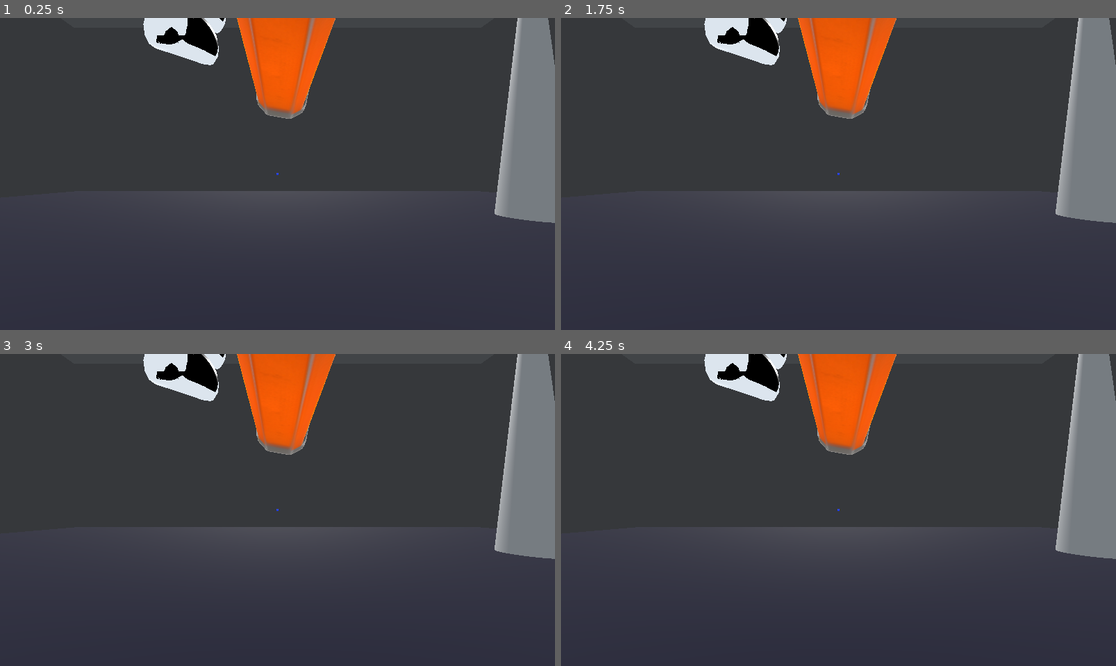
Above: before the commit, frames 1-4 (two rows, left to right).
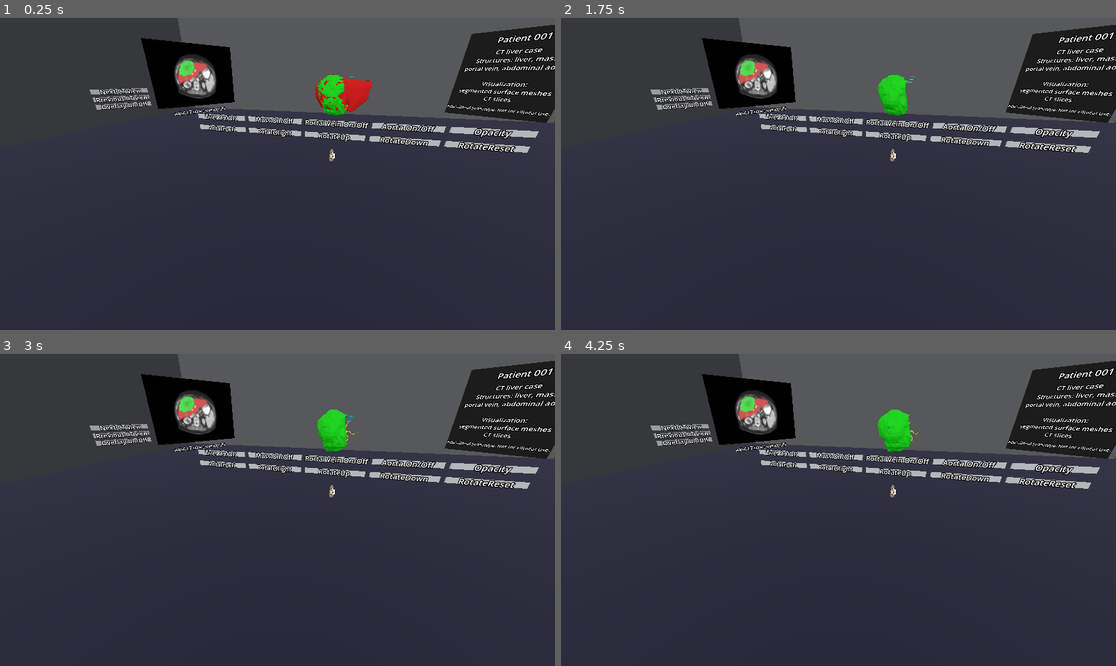
Above: after the commit, the same moments.

Repository: marcelbiezunski/imhotep-vr-biomed
Game: Godot game, scene res://node_3d.tscn
Same seed, same stepped clock (60 frames per second), same inputs: the game is played once before the commit and once after it.
Inputs:
- Up to frame 1 (0.25 s): no input
- Up to frame 2 (1.75 s): tap Enter (ui_accept) at 0.5, 0.77, 1.07, 1.52 s; hold W 0.53-1.28 s; tap 1 at 0.6 s; tap 2 at 0.8, 1.35 s; hold S from 1.28 s (still down); tap 3 at 1.55 s
- Up to frame 3 (3 s): tap Enter (ui_accept) at 1.82, 2.75 s; release S at 2.03 s; hold W from 2.03 s (still down); tap 3 at 2.1 s; tap 4 at 2.3, 2.85 s
- Up to frame 4 (4.25 s): tap Enter (ui_accept) at 3.02, 3.32, 3.77, 4.07 s; tap 5 at 3.05, 3.6 s; release W at 3.53 s; hold A from 3.53 s (still down); tap Q at 3.8 s

The runs differ from the first frame. In frame 1, 29% of the frame differs, in the area x 16-100%, y 0-66%; in frame 2, 29%; in frame 3, 29%; in frame 4, 29%.

Commit message:
updated button layout

Diff:
--- a/godot_vr_app/button_3d.tscn
+++ b/godot_vr_app/button_3d.tscn
@@ -3,10 +3,10 @@
 [ext_resource type="Script" uid="uid://cnmq5kkfcf0fc" path="res://button_3d.gd" id="1_r2n1e"]
 
 [sub_resource type="BoxShape3D" id="BoxShape3D_vqbxo"]
-size = Vector3(0.55, 0.12, 0.05)
+size = Vector3(1.4, 0.12, 0.05)
 
 [sub_resource type="BoxMesh" id="BoxMesh_7001x"]
-size = Vector3(0.55, 0.12, 0.03)
+size = Vector3(1.4, 0.12, 0.03)
 
 [node name="Button3D" type="Area3D"]
 script = ExtResource("1_r2n1e")
--- a/godot_vr_app/node_3d.tscn
+++ b/godot_vr_app/node_3d.tscn
@@ -249,7 +249,7 @@
 [node name="Patient_001" parent="MedicalWorkspace/PatientAnchor" instance=ExtResource("7_wc5p8")]
 
 [node name="ToolPaletteAnchor" type="Node3D" parent="MedicalWorkspace"]
-transform = Transform3D(-1, 0, -8.742278e-08, 0, 1, 0, 8.742278e-08, 0, -1, 1, 0, 1.5)
+transform = Transform3D(-1, 0, -8.742278e-08, 0, 1, 0, 8.742278e-08, 0, -1, 3, 0, 2)
 
 [node name="ToolPalette" type="Node3D" parent="MedicalWorkspace/ToolPaletteAnchor"]
 script = ExtResource("8_4arys")
@@ -257,55 +257,55 @@
 slice_screen_path = NodePath("../../SliceScreenAnchor")
 
 [node name="LiverButton" parent="MedicalWorkspace/ToolPaletteAnchor/ToolPalette" instance=ExtResource("9_6iypd")]
-transform = Transform3D(1, 0, 0, 0, 1, 0, 0, 0, 1, 0, 2.2, 0)
+transform = Transform3D(1, 0, 0, 0, 1, 0, 0, 0, 1, 0, 1, 0)
 label_text = "Liver On/Off"
 
 [node name="MassButton" parent="MedicalWorkspace/ToolPaletteAnchor/ToolPalette" instance=ExtResource("9_6iypd")]
-transform = Transform3D(1, 0, 0, 0, 1, 0, 0, 0, 1, 0, 2, 0)
+transform = Transform3D(1, 0, 0, 0, 1, 0, 0, 0, 1, 1.5, 1, 0)
 label_text = "Mass On/Off"
 
 [node name="PortalVeinButton" parent="MedicalWorkspace/ToolPaletteAnchor/ToolPalette" instance=ExtResource("9_6iypd")]
-transform = Transform3D(1, 0, 0, 0, 1, 0, 0, 0, 1, 0, 1.8, 0)
-label_text = "PortalVeinButton"
+transform = Transform3D(1, 0, 0, 0, 1, 0, 0, 0, 1, 3, 1, 0)
+label_text = "Portal Vein On/Off"
 
 [node name="AortaButton" parent="MedicalWorkspace/ToolPaletteAnchor/ToolPalette" instance=ExtResource("9_6iypd")]
-transform = Transform3D(1, 0, 0, 0, 1, 0, 0, 0, 1, 0, 1.6, 0)
-label_text = "AortaButton"
+transform = Transform3D(1, 0, 0, 0, 1, 0, 0, 0, 1, 4.5, 1, 0)
+label_text = "Aorta On/Off"
 
 [node name="OpacityButton" parent="MedicalWorkspace/ToolPaletteAnchor/ToolPalette" instance=ExtResource("9_6iypd")]
-transform = Transform3D(1, 0, 0, 0, 1, 0, 0, 0, 1, 0, 1.4, 0)
-label_text = "OpacityButton"
+transform = Transform3D(1, 0, 0, 0, 1, 0, 0, 0, 1, 6, 1, 0)
+label_text = "Opacity"
 
 [node name="RotateLeftButton" parent="MedicalWorkspace/ToolPaletteAnchor/ToolPalette" instance=ExtResource("9_6iypd")]
-transform = Transform3D(1, 0, 0, 0, 1, 0, 0, 0, 1, 0, 1.2, 0)
+transform = Transform3D(1, 0, 0, 0, 1, 0, 0, 0, 1, 0, 0.7, 0)
 label_text = "RotateLeft"
 
 [node name="RotateRightButton" parent="MedicalWorkspace/ToolPaletteAnchor/ToolPalette" instance=ExtResource("9_6iypd")]
-transform = Transform3D(1, 0, 0, 0, 1, 0, 0, 0, 1, 0, 1, 0)
+transform = Transform3D(1, 0, 0, 0, 1, 0, 0, 0, 1, 1.5, 0.7, 0)
 label_text = "RotateRight"
 
 [node name="RotateUpButton" parent="MedicalWorkspace/ToolPaletteAnchor/ToolPalette" instance=ExtResource("9_6iypd")]
-transform = Transform3D(1, 0, 0, 0, 1, 0, 0, 0, 1, 0, 0.8, 0)
+transform = Transform3D(1, 0, 0, 0, 1, 0, 0, 0, 1, 3, 0.7, 0)
 label_text = "RotateUp"
 
 [node name="RotateDownButton" parent="MedicalWorkspace/ToolPaletteAnchor/ToolPalette" instance=ExtResource("9_6iypd")]
-transform = Transform3D(1, 0, 0, 0, 1, 0, 0, 0, 1, 0, 0.6, 0)
+transform = Transform3D(1, 0, 0, 0, 1, 0, 0, 0, 1, 4.5, 0.7, 0)
 label_text = "RotateDown"
 
 [node name="ResetButton" parent="MedicalWorkspace/ToolPaletteAnchor/ToolPalette" instance=ExtResource("9_6iypd")]
-transform = Transform3D(1, 0, 0, 0, 1, 0, 0, 0, 1, 0, 0.4, 0)
+transform = Transform3D(1, 0, 0, 0, 1, 0, 0, 0, 1, 6, 0.7, 0)
 label_text = "RotateReset"
 
 [node name="NextSliceButton" parent="MedicalWorkspace/ToolPaletteAnchor/ToolPalette" instance=ExtResource("9_6iypd")]
-transform = Transform3D(1, 0, 0, 0, 1, 0, 0, 0, 1, 2, 2, 0)
+transform = Transform3D(0.49999997, 0, 0.86602545, 0, 1, 0, -0.86602545, 0, 0.49999997, -3.25, 1.6, 0)
 label_text = "Next CT view"
 
 [node name="PreviousSliceButton" parent="MedicalWorkspace/ToolPaletteAnchor/ToolPalette" instance=ExtResource("9_6iypd")]
-transform = Transform3D(1, 0, 0, 0, 1, 0, 0, 0, 1, 2, 1.8, 0)
+transform = Transform3D(0.49999997, 0, 0.86602545, 0, 1, 0, -0.86602545, 0, 0.49999997, -3.25, 1.4, 0)
 label_text = "Previous CT view"
 
 [node name="OverlayButton" parent="MedicalWorkspace/ToolPaletteAnchor/ToolPalette" instance=ExtResource("9_6iypd")]
-transform = Transform3D(1, 0, 0, 0, 1, 0, 0, 0, 1, 2, 1.6, 0)
+transform = Transform3D(0.49999997, 0, 0.86602545, 0, 1, 0, -0.86602545, 0, 0.49999997, -3.25, 1.2, 0)
 label_text = "Overlay On/Off"
 
 [node name="SliceScreenAnchor" type="Node3D" parent="MedicalWorkspace"]
@@ -358,6 +358,7 @@
 text = "Educational prototype. Not for clinical use."
 
 [node name="DebugCamera" type="Camera3D" parent="."]
-transform = Transform3D(-0.962218, 0.118076794, -0.24534544, 0, 0.90107703, 0.4336591, 0.27228022, 0.4172746, -0.8670325, 0, 2, 0)
+transform = Transform3D(-0.9622179, 0.118076794, -0.24534544, 0, 0.90107703, 0.4336591, 0.2722802, 0.4172746, -0.8670325, 0, 2, -3)
+current = true
 
 [connection signal="button_released" from="Player/XROrigin3D/RightController" to="Player/XROrigin3D/RightController" method="_on_right_controller_button_released"]
--- a/godot_vr_app/patient_001.gd
+++ b/godot_vr_app/patient_001.gd
@@ -13,92 +13,92 @@
 
 
 func toggle_liver() -> void:
-    liver.visible = not liver.visible
+	liver.visible = not liver.visible
 
 
 func toggle_mass() -> void:
-    mass.visible = not mass.visible
+	mass.visible = not mass.visible
 
 
 func toggle_portal_vein() -> void:
-    portal_vein.visible = not portal_vein.visible
+	portal_vein.visible = not portal_vein.visible
 
 
 func toggle_abdominal_aorta() -> void:
-    abdominal_aorta.visible = not abdominal_aorta.visible
+	abdominal_aorta.visible = not abdominal_aorta.visible
 
 
 func rotate_left() -> void:
-    patient_pivot.rotate_y(deg_to_rad(15.0))
+	patient_pivot.rotate_y(deg_to_rad(15.0))
 
 
 func rotate_right() -> void:
-    patient_pivot.rotate_y(deg_to_rad(-15.0))
+	patient_pivot.rotate_y(deg_to_rad(-15.0))
 
 
 func rotate_up() -> void:
-    patient_pivot.rotate_x(deg_to_rad(15.0))
+	patient_pivot.rotate_x(deg_to_rad(15.0))
 
 
 func rotate_down() -> void:
-    patient_pivot.rotate_x(deg_to_rad(-15.0))
+	patient_pivot.rotate_x(deg_to_rad(-15.0))
 
 
 func reset_view() -> void:
-    patient_pivot.rotation = Vector3.ZERO
+	patient_pivot.rotation = Vector3.ZERO
 
 
 func cycle_liver_opacity() -> void:
-    liver_opacity_index = (liver_opacity_index + 1) % liver_opacity_levels.size()
-    set_liver_opacity(liver_opacity_levels[liver_opacity_index])
+	liver_opacity_index = (liver_opacity_index + 1) % liver_opacity_levels.size()
+	set_liver_opacity(liver_opacity_levels[liver_opacity_index])
 
 
 func set_liver_opacity(alpha: float) -> void:
-    _set_node_alpha(liver, alpha)
+	_set_node_alpha(liver, alpha)
 
 
 func _set_node_alpha(node: Node, alpha: float) -> void:
-    if node is MeshInstance3D:
-        var mesh_instance := node as MeshInstance3D
+	if node is MeshInstance3D:
+		var mesh_instance := node as MeshInstance3D
 
-        for i in range(mesh_instance.get_surface_override_material_count()):
-            var mat := mesh_instance.get_surface_override_material(i)
+		for i in range(mesh_instance.get_surface_override_material_count()):
+			var mat := mesh_instance.get_surface_override_material(i)
 
-            if mat == null:
-                mat = mesh_instance.get_active_material(i)
+			if mat == null:
+				mat = mesh_instance.get_active_material(i)
 
-            if mat != null and mat is StandardMaterial3D:
-                var new_mat := mat.duplicate() as StandardMaterial3D
-                new_mat.transparency = BaseMaterial3D.TRANSPARENCY_ALPHA
-                new_mat.albedo_color.a = alpha
-                mesh_instance.set_surface_override_material(i, new_mat)
+			if mat != null and mat is StandardMaterial3D:
+				var new_mat := mat.duplicate() as StandardMaterial3D
+				new_mat.transparency = BaseMaterial3D.TRANSPARENCY_ALPHA
+				new_mat.albedo_color.a = alpha
+				mesh_instance.set_surface_override_material(i, new_mat)
 
-    for child in node.get_children():
-        _set_node_alpha(child, alpha)
+	for child in node.get_children():
+		_set_node_alpha(child, alpha)
 
 func _unhandled_input(event: InputEvent) -> void:
-    if event.is_action_pressed("ui_accept"):
-        toggle_liver()
+	if event.is_action_pressed("ui_accept"):
+		toggle_liver()
 
-    if event is InputEventKey and event.pressed:
-        match event.keycode:
-            KEY_1:
-                toggle_liver()
-            KEY_2:
-                toggle_mass()
-            KEY_3:
-                toggle_portal_vein()
-            KEY_4:
-                toggle_abdominal_aorta()
-            KEY_5:
-                cycle_liver_opacity()
-            KEY_Q:
-                rotate_left()
-            KEY_E:
-                rotate_right()
-            KEY_R:
-                reset_view()
-            KEY_W:
-                rotate_up()
-            KEY_S:
-                rotate_down()
+	if event is InputEventKey and event.pressed:
+		match event.keycode:
+			KEY_1:
+				toggle_liver()
+			KEY_2:
+				toggle_mass()
+			KEY_3:
+				toggle_portal_vein()
+			KEY_4:
+				toggle_abdominal_aorta()
+			KEY_5:
+				cycle_liver_opacity()
+			KEY_Q:
+				rotate_left()
+			KEY_E:
+				rotate_right()
+			KEY_R:
+				reset_view()
+			KEY_W:
+				rotate_up()
+			KEY_S:
+				rotate_down()
--- a/godot_vr_app/tool_palette.gd
+++ b/godot_vr_app/tool_palette.gd
@@ -23,93 +23,93 @@
 
 
 func _ready() -> void:
-    liver_button.pressed.connect(_on_liver_button_pressed)
-    mass_button.pressed.connect(_on_mass_button_pressed)
-    portal_vein_button.pressed.connect(_on_portal_vein_button_pressed)
-    aorta_button.pressed.connect(_on_aorta_button_pressed)
-    opacity_button.pressed.connect(_on_opacity_button_pressed)
-    rotate_left_button.pressed.connect(_on_rotate_left_button_pressed)
-    rotate_right_button.pressed.connect(_on_rotate_right_button_pressed)
-    rotate_up_button.pressed.connect(_on_rotate_up_button_pressed)
-    rotate_down_button.pressed.connect(_on_rotate_down_button_pressed)
-    reset_button.pressed.connect(_on_reset_button_pressed)
-    next_slice_button.pressed.connect(_on_next_slice_button_pressed)
-    previous_slice_button.pressed.connect(_on_previous_slice_button_pressed)
-    overlay_button.pressed.connect(_on_overlay_button_pressed)
+	liver_button.pressed.connect(_on_liver_button_pressed)
+	mass_button.pressed.connect(_on_mass_button_pressed)
+	portal_vein_button.pressed.connect(_on_portal_vein_button_pressed)
+	aorta_button.pressed.connect(_on_aorta_button_pressed)
+	opacity_button.pressed.connect(_on_opacity_button_pressed)
+	rotate_left_button.pressed.connect(_on_rotate_left_button_pressed)
+	rotate_right_button.pressed.connect(_on_rotate_right_button_pressed)
+	rotate_up_button.pressed.connect(_on_rotate_up_button_pressed)
+	rotate_down_button.pressed.connect(_on_rotate_down_button_pressed)
+	reset_button.pressed.connect(_on_reset_button_pressed)
+	next_slice_button.pressed.connect(_on_next_slice_button_pressed)
+	previous_slice_button.pressed.connect(_on_previous_slice_button_pressed)
+	overlay_button.pressed.connect(_on_overlay_button_pressed)
 
 
 func _on_liver_button_pressed() -> void:
-    patient.toggle_liver()
+	patient.toggle_liver()
 
 
 func _on_mass_button_pressed() -> void:
-    patient.toggle_mass()
+	patient.toggle_mass()
 
 
 func _on_portal_vein_button_pressed() -> void:
-    patient.toggle_portal_vein()
+	patient.toggle_portal_vein()
 
 
 func _on_aorta_button_pressed() -> void:
-    patient.toggle_abdominal_aorta()
+	patient.toggle_abdominal_aorta()
 
 
 func _on_opacity_button_pressed() -> void:
-    patient.cycle_liver_opacity()
+	patient.cycle_liver_opacity()
 
 
 func _on_rotate_left_button_pressed() -> void:
-    patient.rotate_left()
+	patient.rotate_left()
 
 
 func _on_rotate_right_button_pressed() -> void:
-    patient.rotate_right()
+	patient.rotate_right()
 
 
 func _on_rotate_up_button_pressed() -> void:
-    patient.rotate_up()
+	patient.rotate_up()
 
 
 func _on_rotate_down_button_pressed() -> void:
-    patient.rotate_down()
+	patient.rotate_down()
 
 
 func _on_reset_button_pressed() -> void:
-    patient.reset_view()
+	patient.reset_view()
 
 
 func _on_next_slice_button_pressed() -> void:
-    slice_screen.next_view()
+	slice_screen.next_view()
 
 
 func _on_previous_slice_button_pressed() -> void:
-    slice_screen.previous_view()
+	slice_screen.previous_view()
 
 
 func _on_overlay_button_pressed() -> void:
-    slice_screen.toggle_overlay()
+	slice_screen.toggle_overlay()
 
 
 func _unhandled_input(event: InputEvent) -> void:
-    if event is InputEventKey and event.pressed:
-        match event.keycode:
-            KEY_L:
-                liver_button.press()
-            KEY_M:
-                mass_button.press()
-            KEY_V:
-                portal_vein_button.press()
-            KEY_A:
-                aorta_button.press()
-            KEY_O:
-                opacity_button.press()
-            KEY_Z:
-                rotate_left_button.press()
-            KEY_X:
-                rotate_right_button.press()
-            KEY_U:
-                rotate_up_button.press()
-            KEY_J:
-                rotate_down_button.press()
-            KEY_T:
-                reset_button.press()
+	if event is InputEventKey and event.pressed:
+		match event.keycode:
+			KEY_L:
+				liver_button.press()
+			KEY_M:
+				mass_button.press()
+			KEY_V:
+				portal_vein_button.press()
+			KEY_A:
+				aorta_button.press()
+			KEY_O:
+				opacity_button.press()
+			KEY_Z:
+				rotate_left_button.press()
+			KEY_X:
+				rotate_right_button.press()
+			KEY_U:
+				rotate_up_button.press()
+			KEY_J:
+				rotate_down_button.press()
+			KEY_T:
+				reset_button.press()
Not shown, changed: docs/index.pck
